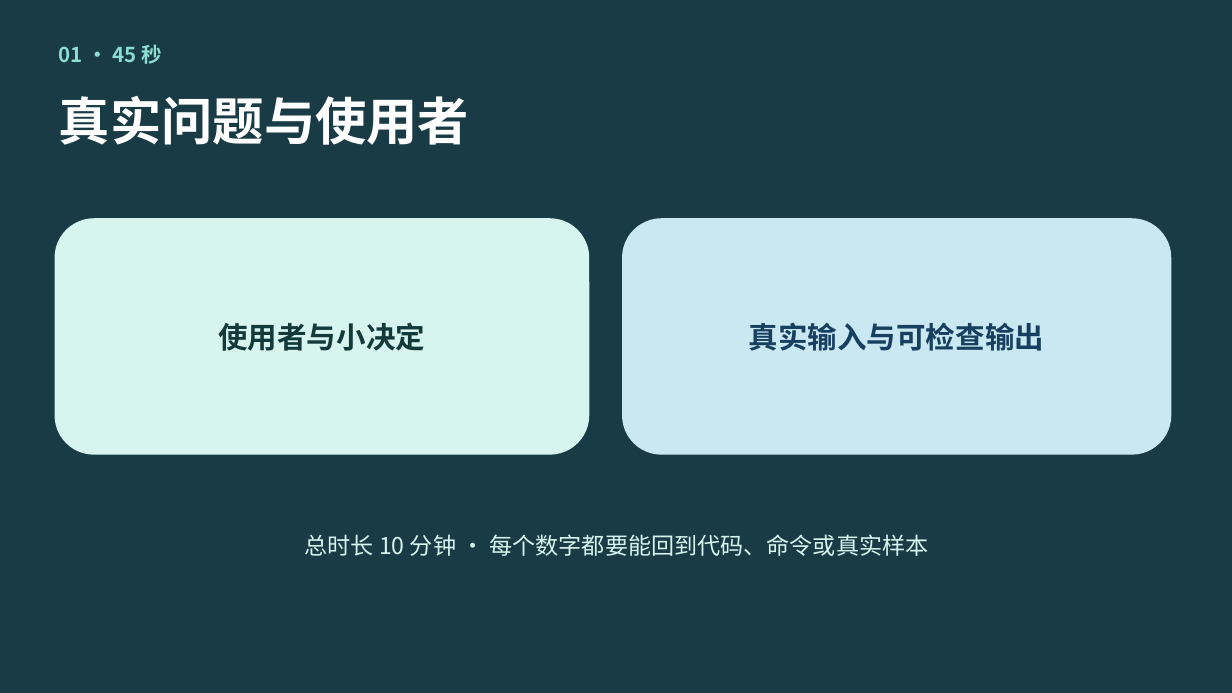
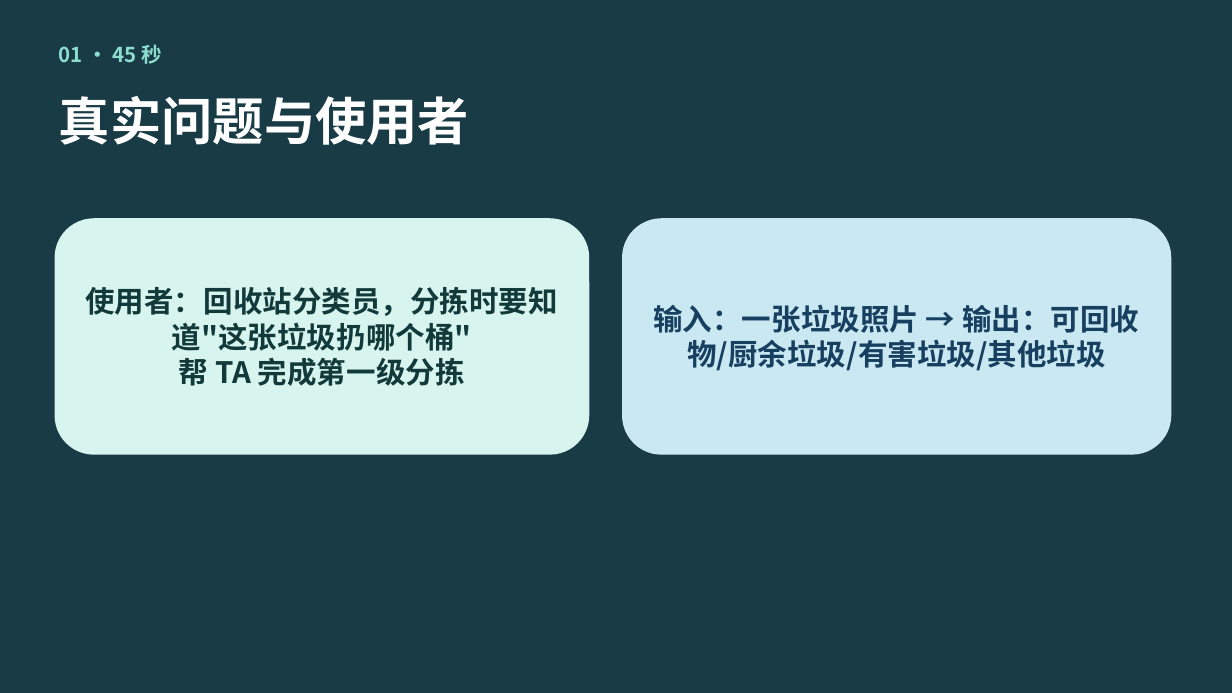
Before and after one commit to CGXZL/ai-camp-2026-final--, a slide deck: slide 1 of presentation.pptx. Drawn at 1232x693 pixels with LibreOffice and Linux fonts; fonts in the diff are those of the drawing. Boxes give left, top, right and bottom in pixels: in the first picture for what was removed or moved away, otherwise in the second. Text is boxed around its words. In the diff, an @@ line names an element or a change of style, - is before the commit and + after.

```diff
--- a/presentation.pptx
+++ b/presentation.pptx
@@ text in rounded rectangle at [85,287,557,386]: text changed @@
-使用者与小决定
+使用者：回收站分类员，分拣时要知道"这张垃圾扔哪个桶"
+帮 TA 完成第一级分拣
@@ text in rounded rectangle at [653,305,1139,371]: text changed @@
-真实输入与可检查输出
+输入：一张垃圾照片 → 输出：可回收物/厨余垃圾/有害垃圾/其他垃圾
@@ text removed at [305,534,929,556] @@
-总时长 10 分钟 · 每个数字都要能回到代码、命令或真实样本
```
Also in this commit, not shown: 5 other slides changed, 2 slides added, 2 slides removed.
